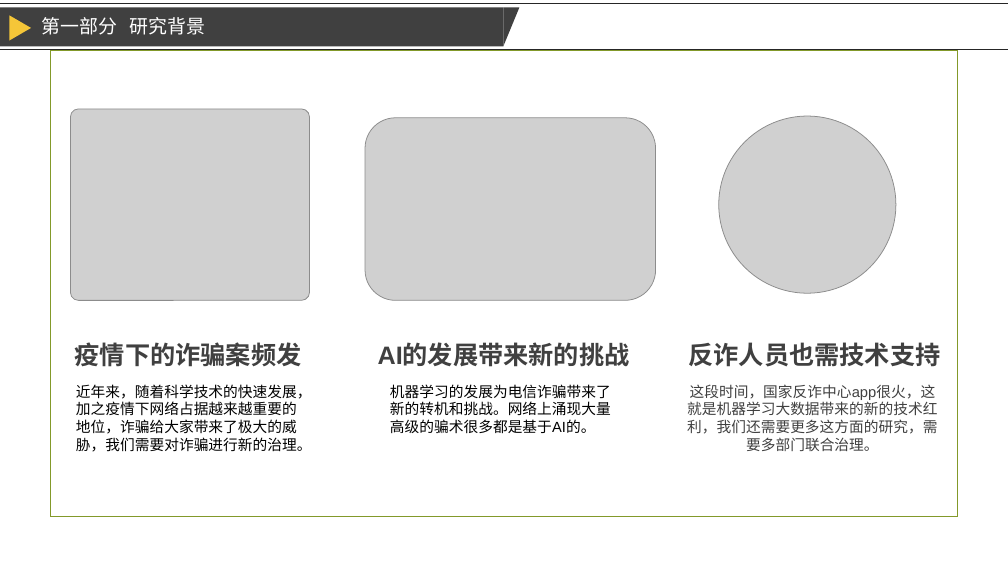
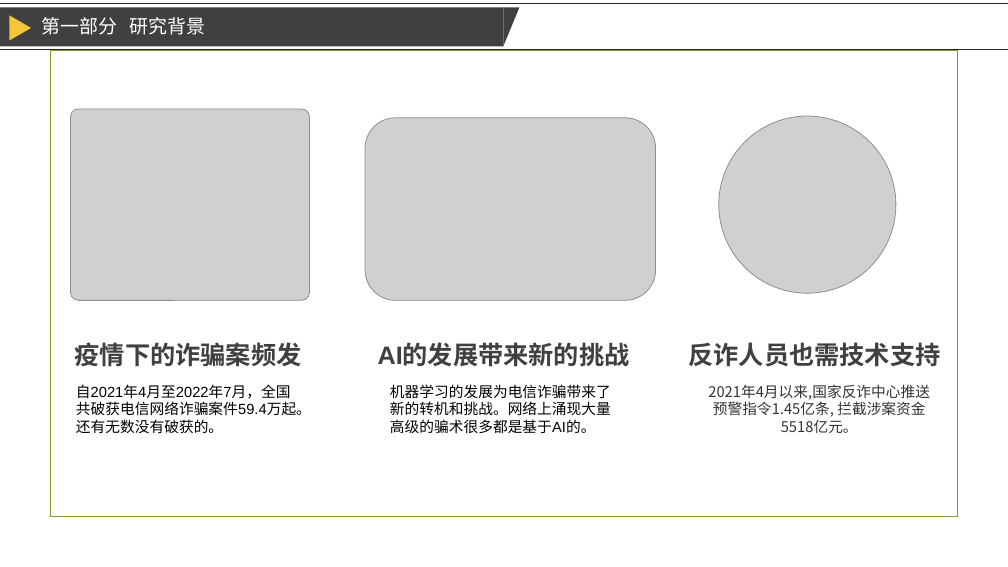
Before and after one commit to duhhhh1/Anti_fraud_text, a slide deck: slide 4 of 立项.pptx. Drawn at 1008x567 pixels with LibreOffice and Linux fonts; fonts in the diff are those of the drawing; grey boxes stand for pictures; background and template pictures are left out. Boxes give left, top, right and bottom in pixels: in the first picture for what was removed or moved away, otherwise in the second. Text is boxed around its words. In the diff, an @@ line names an element or a change of style, - is before the commit and + after.

```diff
--- a/立项.pptx
+++ b/立项.pptx
@@ text at (x1=76, y1=384, x2=311, y2=433): text changed @@
-近年来，随着科学技术的快速发展，加之疫情下网络占据越来越重要的地位，诈骗给大家带来了极大的威胁，我们需要对诈骗进行新的治理。
+自2021年4月至2022年7月，全国共破获电信网络诈骗案件59.4万起。还有无数没有破获的。
@@ text at (x1=708, y1=384, x2=930, y2=433): text changed; font Arial to Noto Sans CJK SC; text colour #404040 to #333333 @@
-这段时间，国家反诈中心app很火，这就是机器学习大数据带来的新的技术红利，我们还需要更多这方面的研究，需要多部门联合治理。
+2021年4月以来,国家反诈中心推送预警指令1.45亿条, 拦截涉案资金5518亿元。
```
Also in this commit, not shown: 2 other slides changed, 1 other file.
